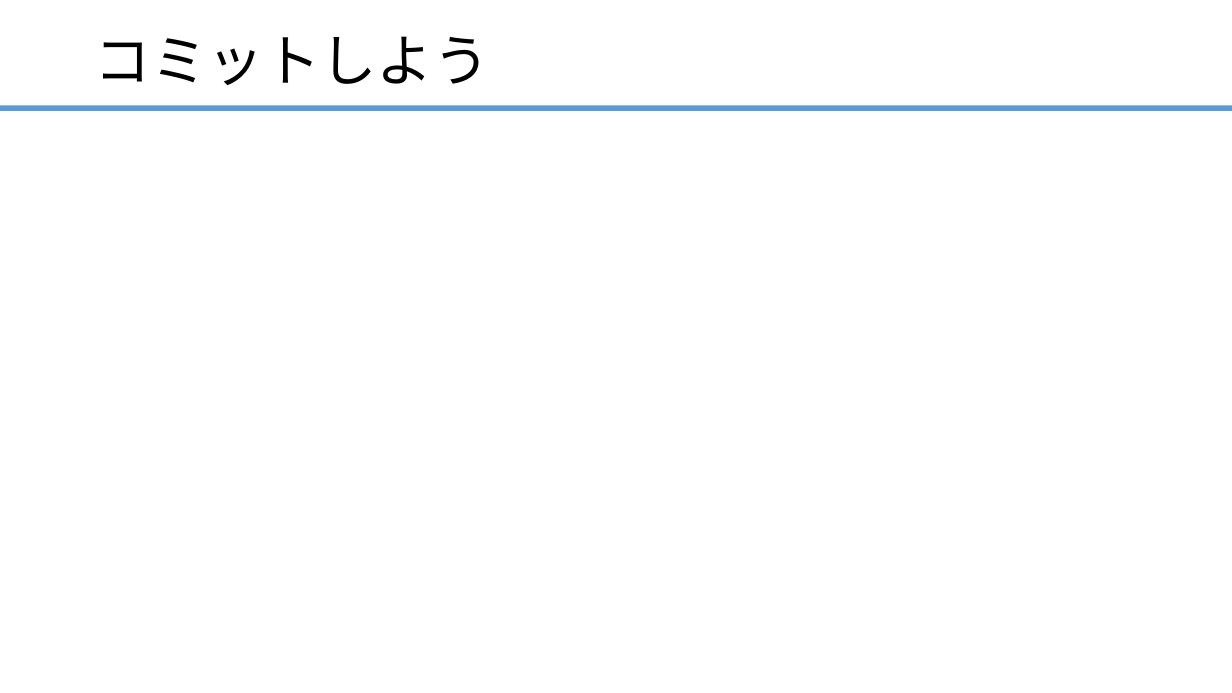
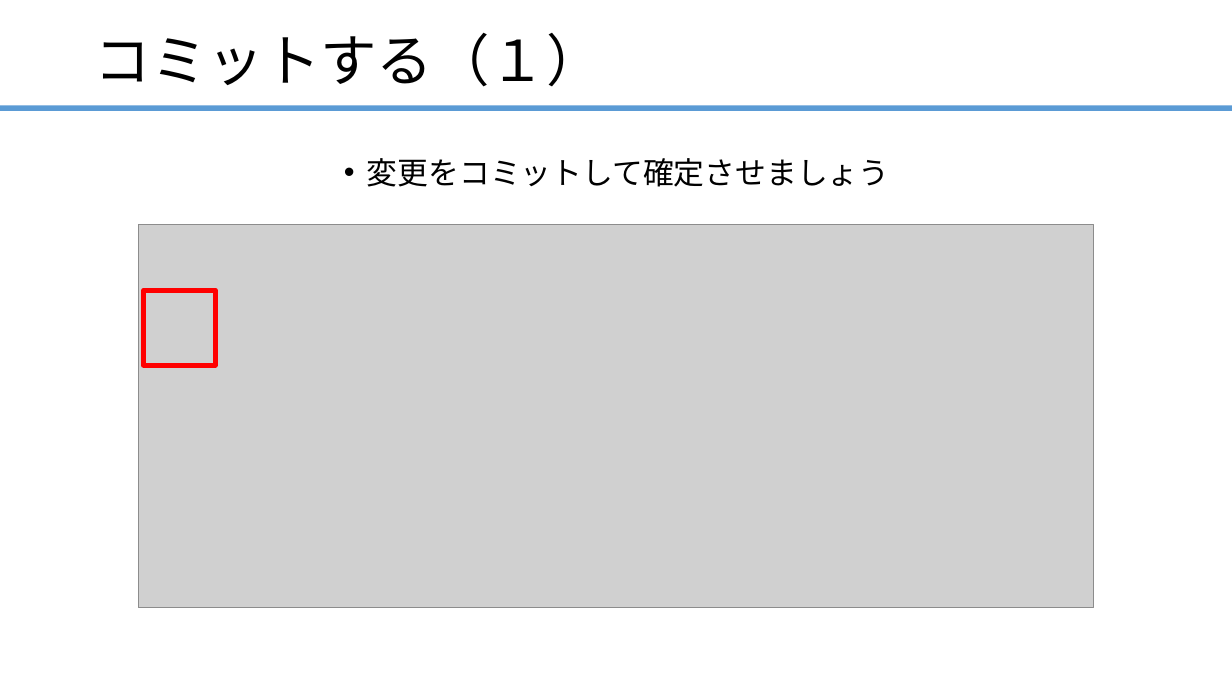
Before and after one commit to ainsAins/git4beginners, a slide deck: slide 29 of ハンズオン_Git入門.pptx (slide 27 before the commit). Drawn at 1232x693 pixels with LibreOffice and Linux fonts; fonts in the diff are those of the drawing; grey boxes stand for pictures. Boxes give left, top, right and bottom in pixels: in the first picture for what was removed or moved away, otherwise in the second. Text is boxed around its words. In the diff, an @@ line names an element or a change of style, - is before the commit and + after.

Commit message:
ファイルの内容を変更

```diff
--- a/ハンズオン_Git入門.pptx
+++ b/ハンズオン_Git入門.pptx
@@ title at box(95, 33, 603, 87): text changed @@
-コミットしよう
+コミットする（１）
@@ text added at box(367, 158, 890, 187), 24 pt, text #000000 @@
+• 変更をコミットして確定させましょう
@@ picture added at box(139, 225, 1094, 608) @@
@@ rectangle added at box(144, 290, 215, 365), outline #FF0000 4 pt @@
```
Also in this commit, not shown: 12 other slides changed, 3 slides added, 3 slides removed, 1 other file.
